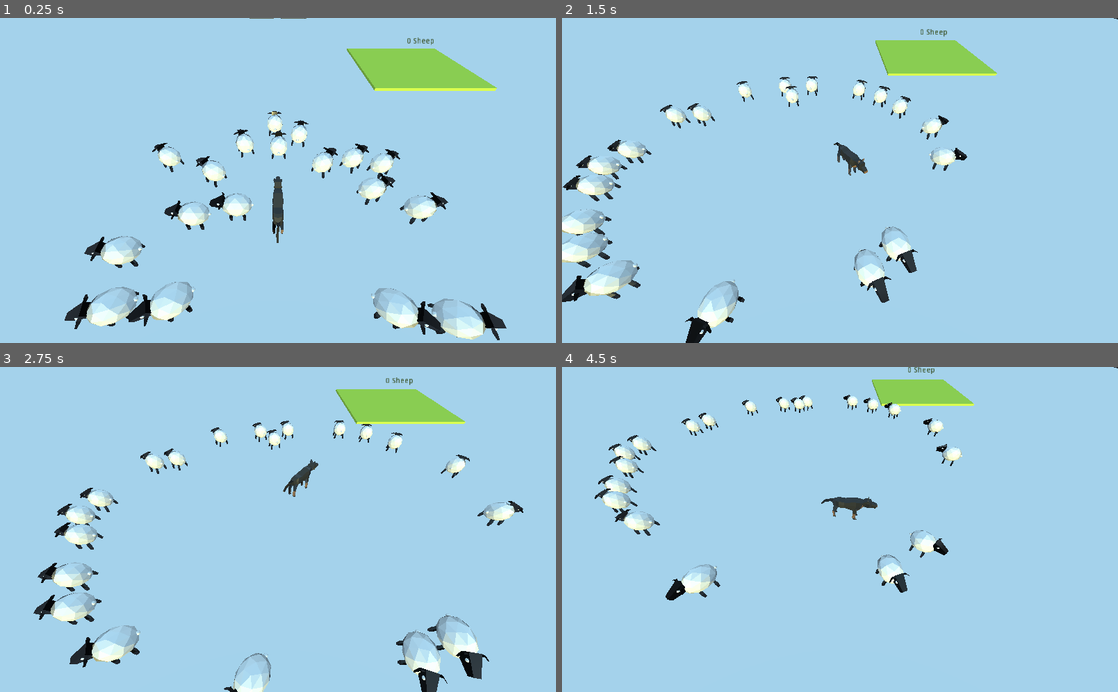
Above: before the commit, frames 1-4 (two rows, left to right).
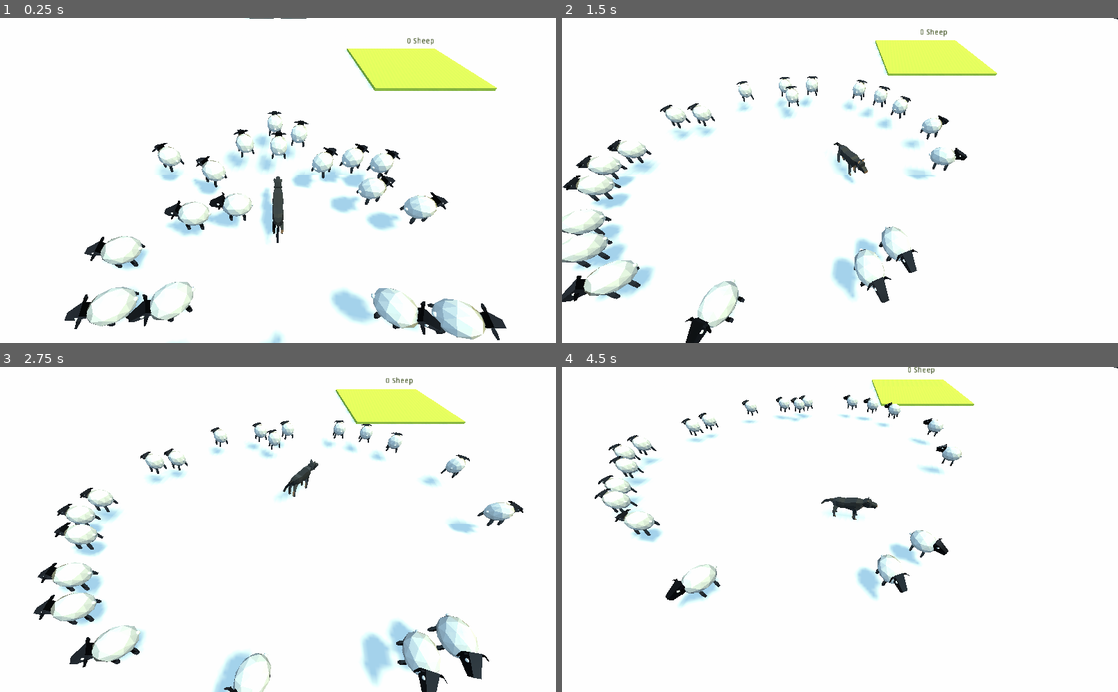
Above: after the commit, the same moments.

Repository: panic-fennecs/ideal-garbanzo
Game: Godot game, scene res://Main.tscn
Same seed, same stepped clock (60 frames per second), same inputs: the game is played once before the commit and once after it.
Inputs (mouse positions are in pixels of both pictures, inside the frame that each line leads up to):
- Up to frame 1 (0.25 s): no input
- Up to frame 2 (1.5 s): move the mouse to (962, 164) at 0.52 s; click (962, 164) at 0.67 s; drag from (728, 196) to (812, 245) at 1.27 s
- Up to frame 3 (2.75 s): move the mouse to (333, 458) at 2.02 s; click (333, 458) at 2.17 s
- Up to frame 4 (4.5 s): drag from (812, 594) to (673, 480) at 2.77 s; move the mouse to (1006, 578) at 3.52 s; click (1006, 578) at 3.67 s; drag from (673, 480) to (756, 448) at 4.27 s

The runs differ from the first frame. In frame 1, 94% of the frame differs, in the area x 0-100%, y 0-100%; in frame 2, 96%; in frame 3, 95%; in frame 4, 97%.

Commit message:
enable shadow

Diff:
--- a/Main.tscn
+++ b/Main.tscn
@@ -76,8 +76,9 @@
 material/0 = SubResource( 3 )
 
 [node name="DirectionalLight" type="DirectionalLight" parent="."]
-transform = Transform( 1, 0, 0, 0, 1, 0, 0, 0, 1, 0, 104.152, 0 )
+transform = Transform( 0.882346, 0.176037, 0.436436, -0.454603, 0.0790862, 0.887176, 0.12166, -0.981201, 0.149809, 0, 104.152, 0 )
 light_color = Color( 0.92549, 0.905882, 0.603922, 1 )
+shadow_enabled = true
 
 [node name="EndZone" parent="." instance=ExtResource( 5 )]
 transform = Transform( 10, 0, 0, 0, 1, 0, 0, 0, 10, 25.9566, -0.6, -33.9842 )
